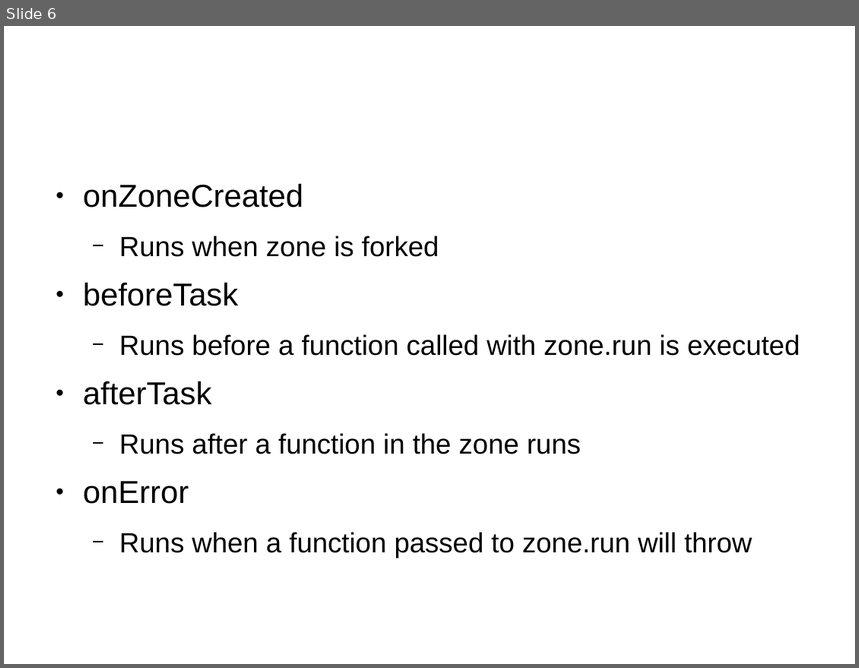
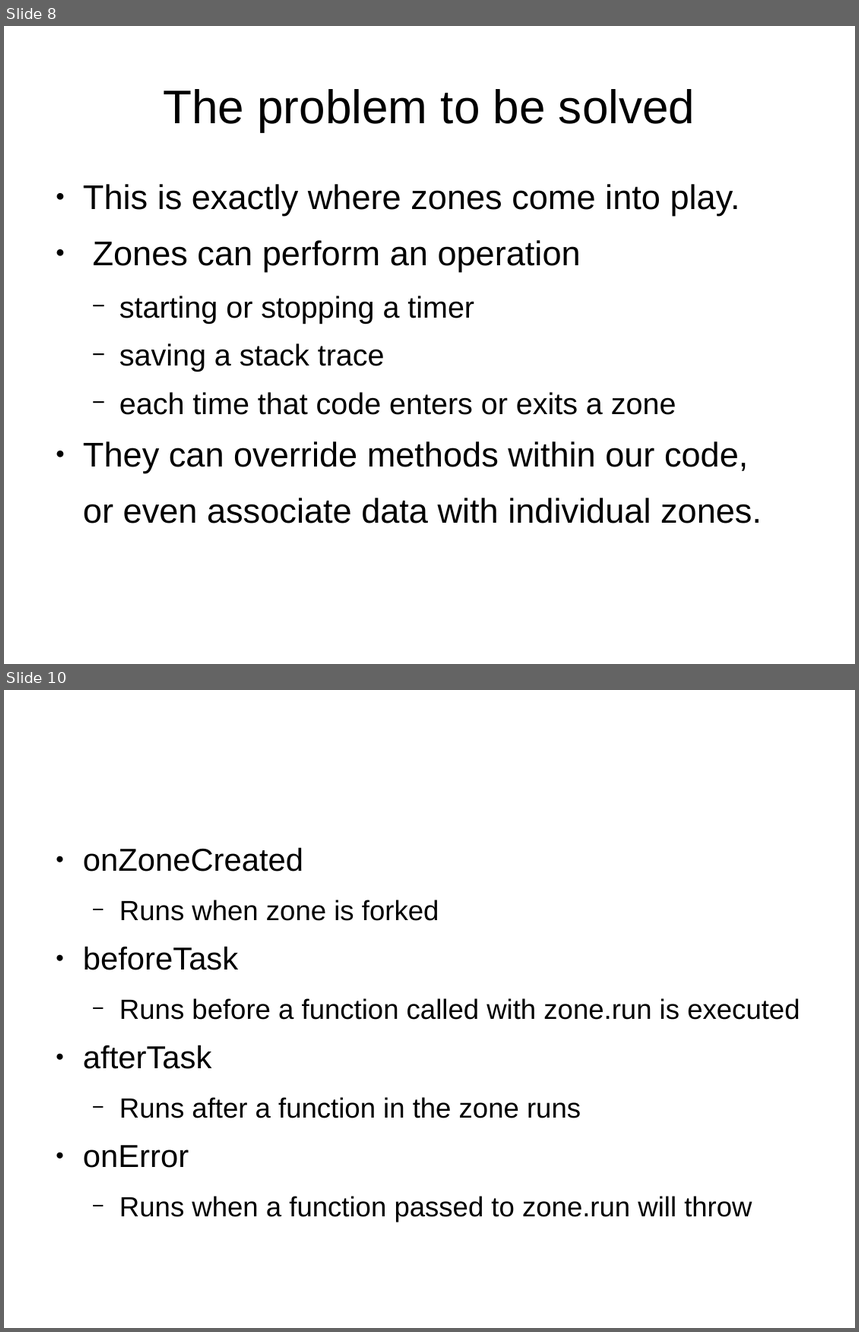
Before and after one commit to sallop/zone-tutorial, a slide deck: resume.odp. Shown one above the other, each under a label of ours: slide 6 before the commit, slides 8 and 10 after it; the slides between them are not shown. The pictures are 859x668 and 859x1332 pixels, drawn with LibreOffice and Linux fonts; fonts in the diff are those of the drawing. Boxes give left, top, right and bottom in pixels: in the first picture for what was removed or moved away, otherwise in the second. Text is boxed around its words. In the diff, an @@ line names an element or a change of style, - is before the commit and + after.

```diff
--- a/resume.odp
+++ b/resume.odp
@@ slide 8 added at (4,26,855,664), background #FFFFFF @@
@@ title added at (163,89,695,132), 44 pt, text #000000 @@
+The problem to be solved
@@ text added at (83,184,762,524), 32 pt, text #000000 @@
+● This is exactly where zones come into play.
+● Zones can perform an operation
+  − starting or stopping a timer
+  − saving a stack trace
+  − each time that code enters or exits a zone
+● They can override methods within our code,
+or even associate data with individual zones.
@@ what was slide 6 is now slide 10 @@
```
Also in this commit, not shown: 1 slide changed, 3 other slides added.
